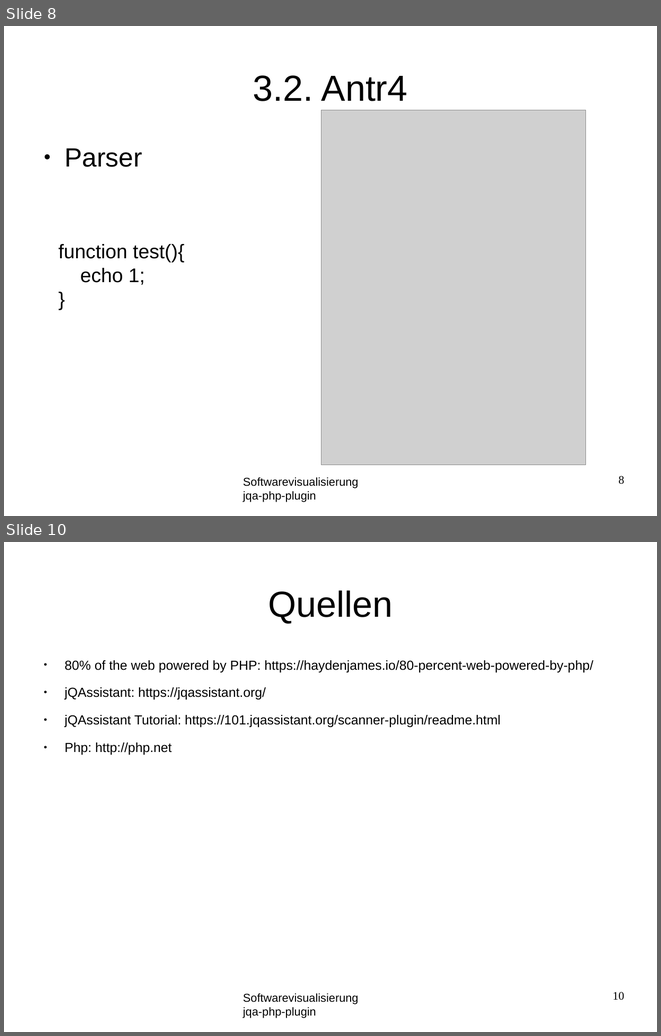
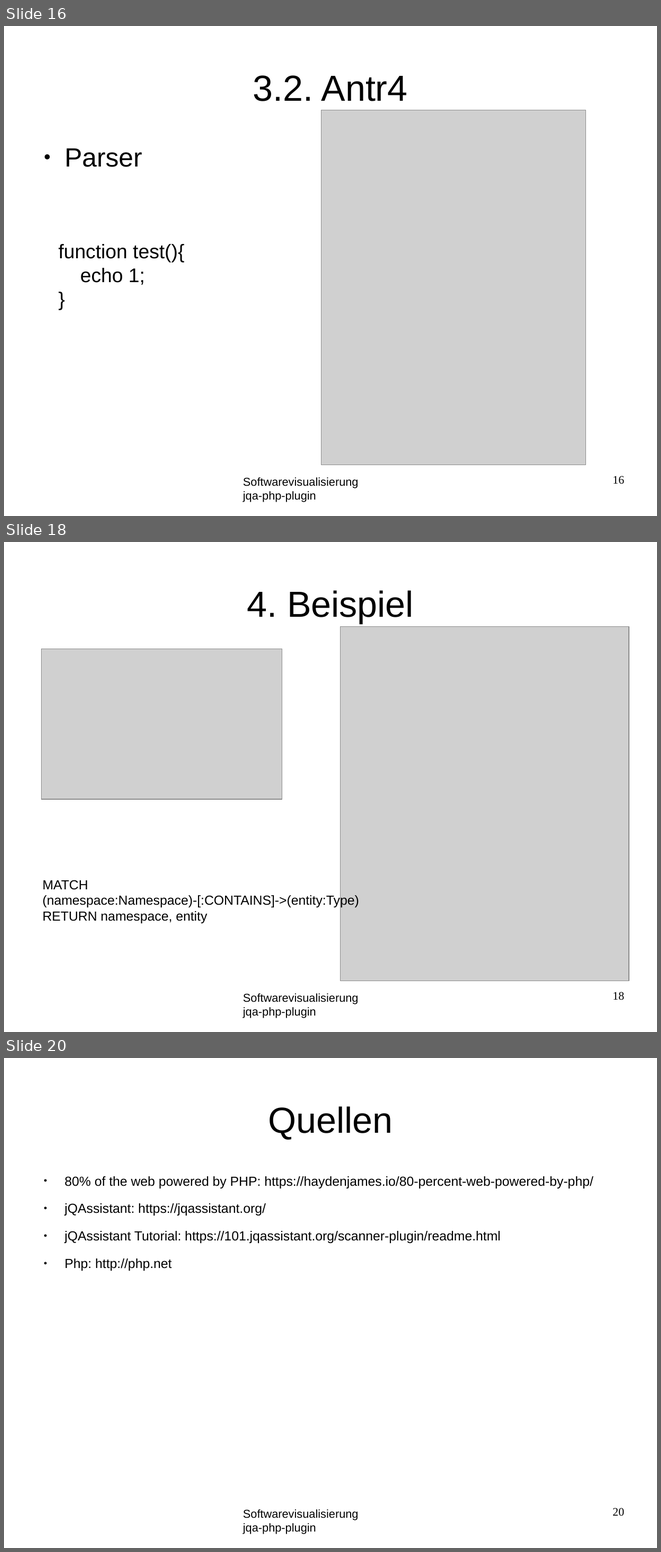
Before and after one commit to softvis-research/jqa-php-plugin, a slide deck: material/presentation.odp. Shown one above the other, each under a label of ours: slides 8 and 10 before the commit, slides 16, 18 and 20 after it; the slides between them are not shown. The pictures are 661x1036 and 661x1552 pixels, drawn with LibreOffice and Linux fonts; fonts in the diff are those of the drawing; grey boxes stand for pictures; background and template pictures are left out. Boxes give left, top, right and bottom in pixels: in the first picture for what was removed or moved away, otherwise in the second. Text is boxed around its words. In the diff, an @@ line names an element or a change of style, - is before the commit and + after.

```diff
--- a/material/presentation.odp
+++ b/material/presentation.odp
@@ slide 18 added at (4,542,657,1032), background #FFFFFF; not listed: 1 template element that a slide beside it also shows @@
@@ title added at (247,590,414,623), 44 pt, text #000000 @@
+4. Beispiel
@@ picture added at (341,627,630,980) @@
@@ picture added at (41,649,282,799) @@
@@ text added at (43,880,359,923), 16 pt, text #000000 @@
+MATCH
+(namespace:Namespace)-[:CONTAINS]->(entity:Type)
+RETURN namespace, entity
@@ page number added at (612,991,624,1000), 14 pt, text #000000 @@
+18
@@ what was slide 8 is now slide 16 @@
@@ page number at (612,475,624,484): text changed @@
-8
+16
@@ what was slide 10 is now slide 20 @@
@@ page number at (612,1507,624,1516): text changed @@
-10
+20
```
Also in this commit, not shown: 5 slides changed, 9 other slides added, 3 other files.
